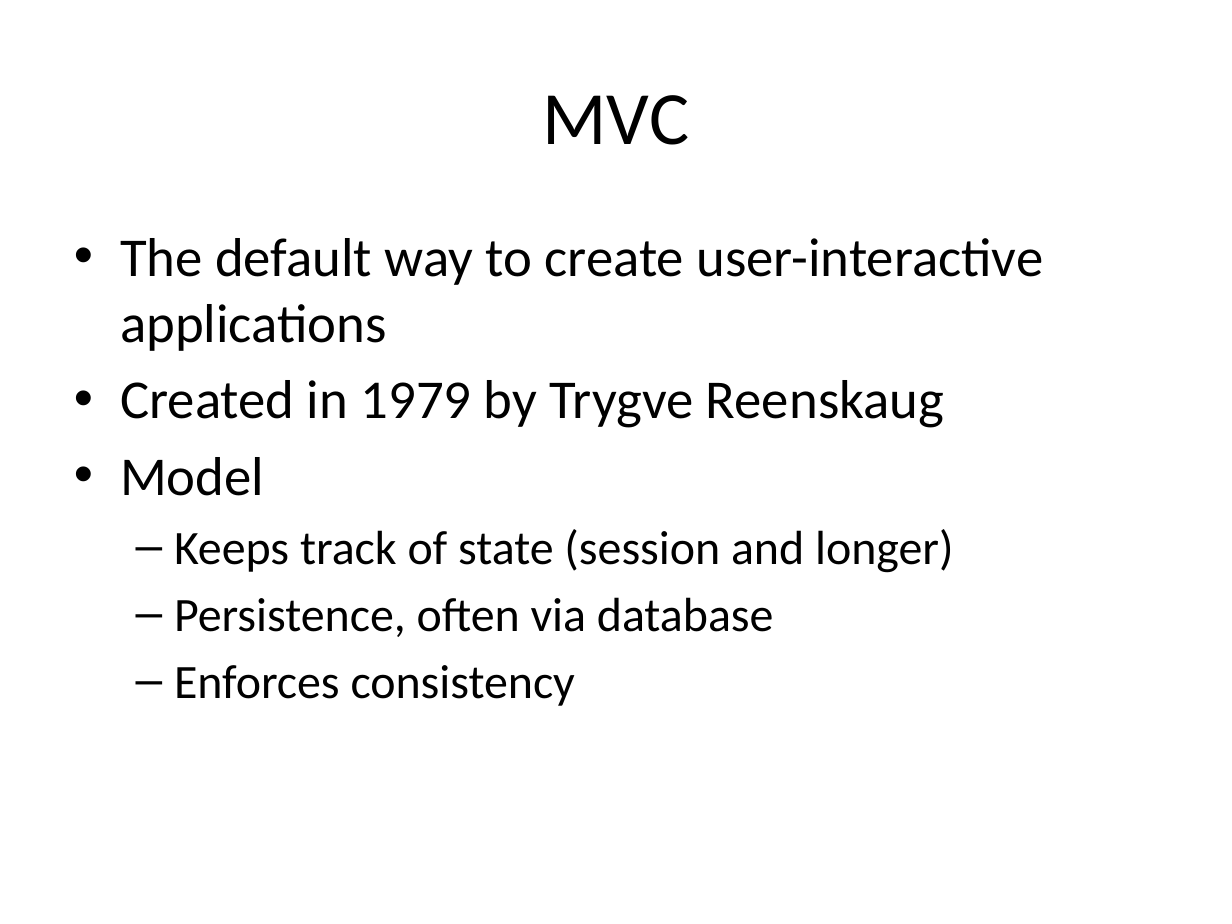
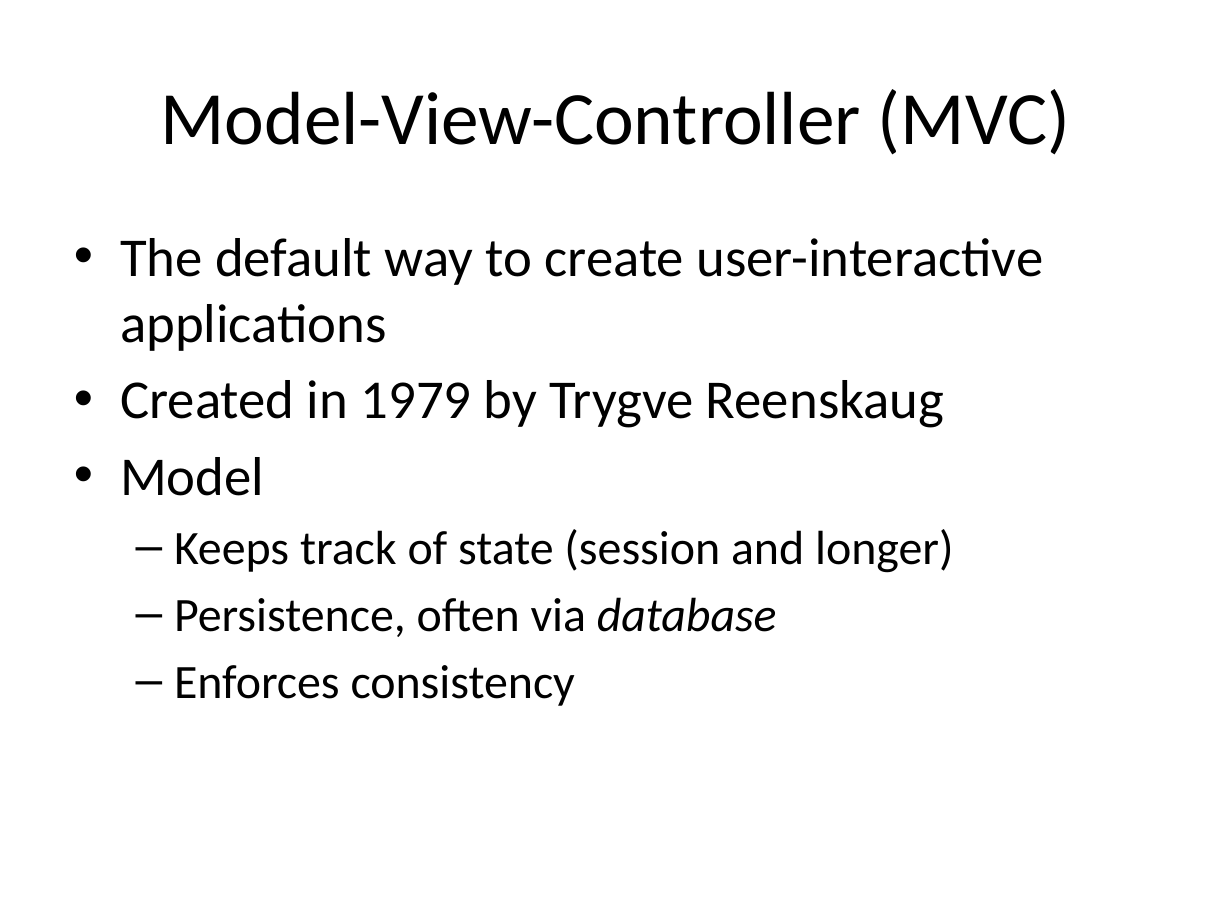
Before and after one commit to ivogeorg/cs1030, a slide deck: slide 16 of slides-steve/RoR.pptx (slide 15 before the commit). Drawn at 1232x924 pixels with LibreOffice and Linux fonts; fonts in the diff are those of the drawing; background and template pictures are left out. Boxes give left, top, right and bottom in pixels: in the first picture for what was removed or moved away, otherwise in the second. Text is boxed around its words. In the diff, an @@ line names an element or a change of style, - is before the commit and + after.

```diff
--- a/slides-steve/RoR.pptx
+++ b/slides-steve/RoR.pptx
@@ title at [161, 89, 1070, 155]: text changed @@
-MVC
+Model-View-Controller (MVC)
@@ text at [174, 597, 777, 637]: italic on in "database" @@
```
Also in this commit, not shown: 4 other slides changed, 1 slide added, 2 other files.
